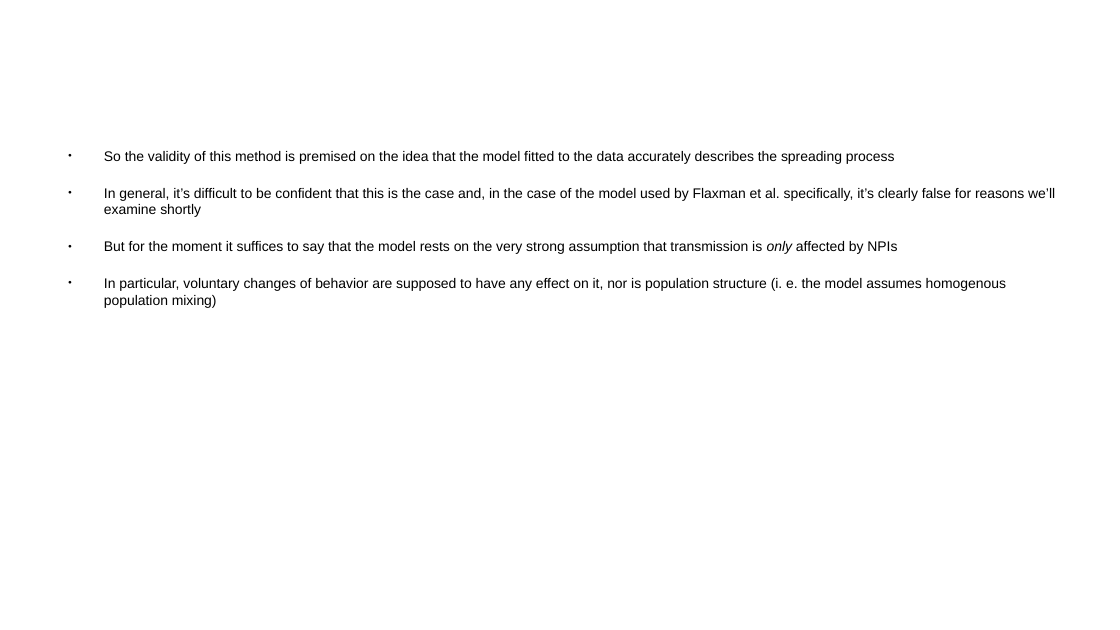
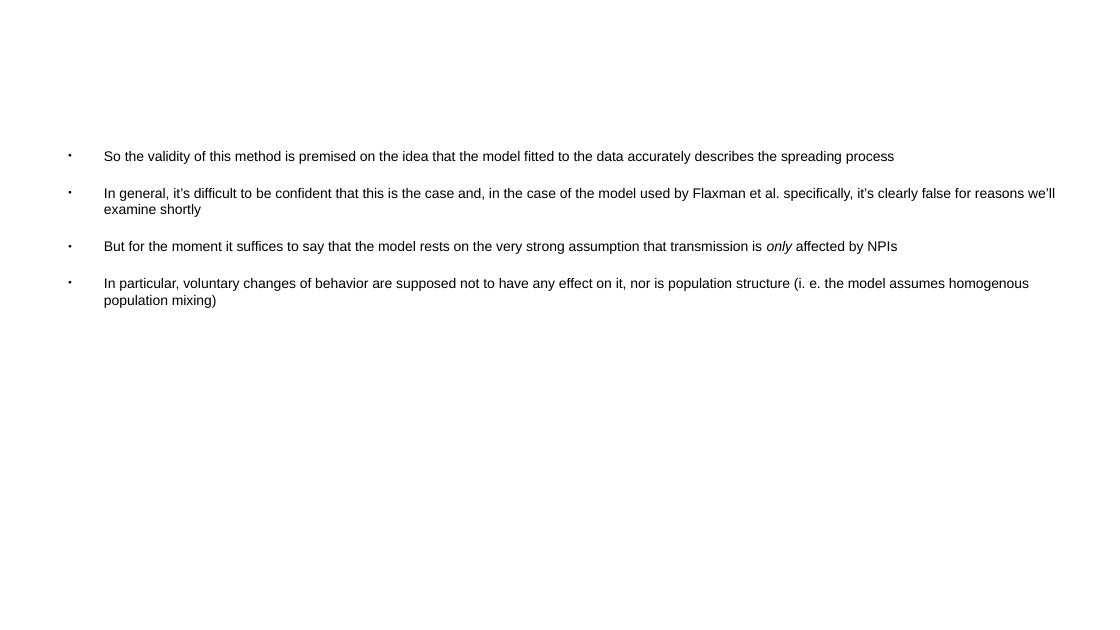
Before and after one commit to phl43/class-pandemic-sciencespo, a slide deck: slide 13 of Slides/Modeling the Pandemic - Lecture 7 and 8.pptx. Drawn at 1120x630 pixels with LibreOffice and Linux fonts; fonts in the diff are those of the drawing; background and template pictures are left out. Boxes give left, top, right and bottom in pixels: in the first picture for what was removed or moved away, otherwise in the second. Text is boxed around its words. In the diff, an @@ line names an element or a change of style, - is before the commit and + after.

Commit message:
Fixed typo

```diff
--- a/Slides/Modeling the Pandemic - Lecture 7 and 8.pptx
+++ b/Slides/Modeling the Pandemic - Lecture 7 and 8.pptx
@@ text at (x1=104, y1=278, x2=1029, y2=308): text changed @@
-● In particular, voluntary changes of behavior are supposed to have any effect on it, nor is population structure (i. e. the model assumes homogenous population mixing)
+● In particular, voluntary changes of behavior are supposed not to have any effect on it, nor is population structure (i. e. the model assumes homogenous population mixing)
```
